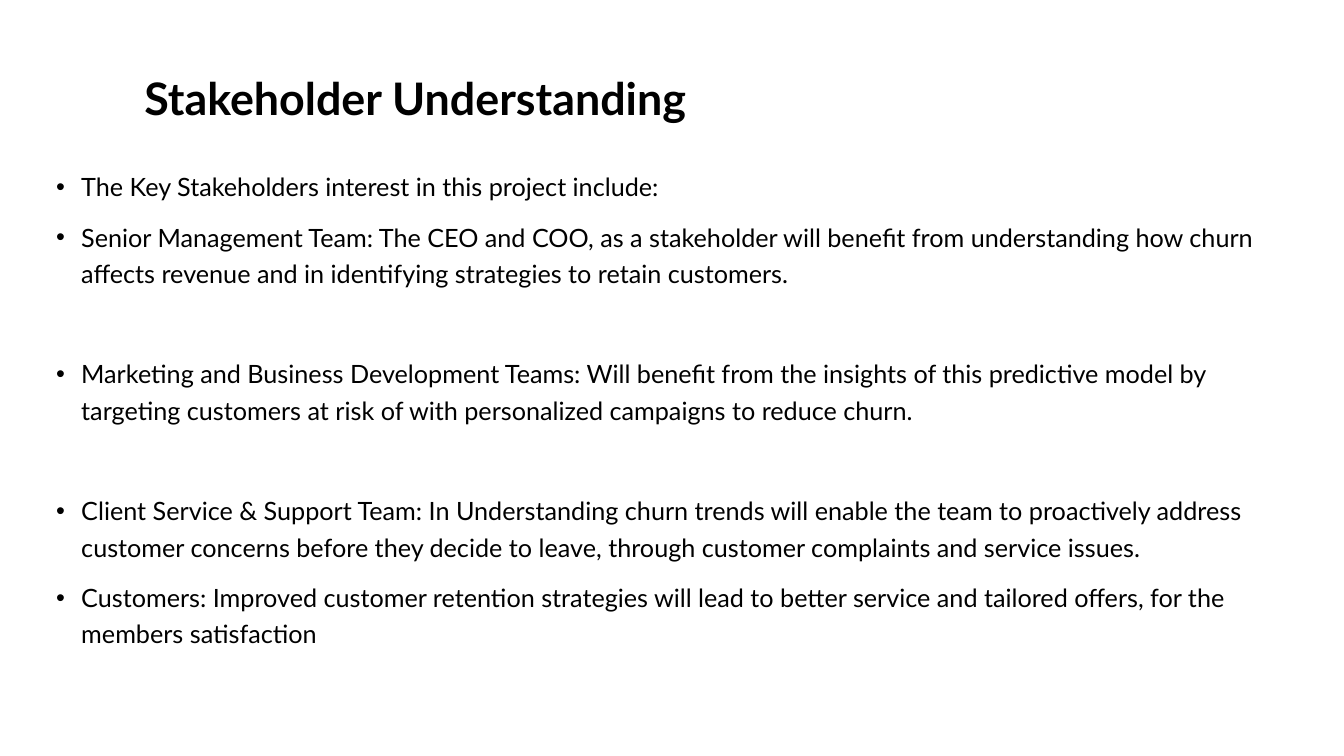
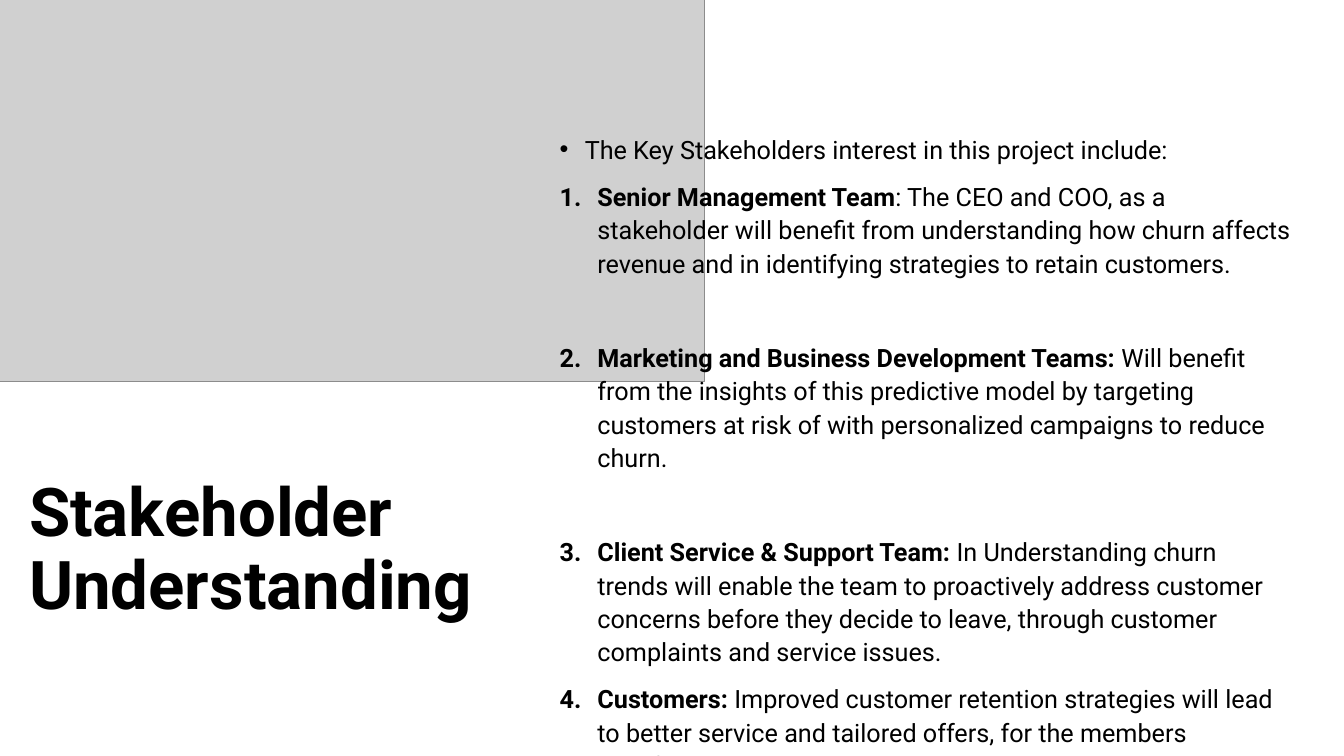
Before and after one commit to DanielKithinji/Phase-3-Data-Science-Project, a slide deck: slide 4 of Customer Churn rate Prediction Model for SyriaTel Company.pptx (slide 3 before the commit). Drawn at 1344x756 pixels with LibreOffice and Linux fonts; fonts in the diff are those of the drawing; grey boxes stand for pictures. Boxes give left, top, right and bottom in pixels: in the first picture for what was removed or moved away, otherwise in the second. Text is boxed around its words. In the diff, an @@ line names an element or a change of style, - is before the commit and + after.

```diff
--- a/Customer Churn rate Prediction Model for SyriaTel Company.pptx
+++ b/Customer Churn rate Prediction Model for SyriaTel Company.pptx
@@ picture added at [0, 0, 705, 381] @@
@@ text "The Key Stakeholders interest in ...": place and size @@
-text "The Key Stakeholders interest in ..." at [81, 177, 1252, 644]
+text "The Key Stakeholders interest in ..." at [585, 136, 1291, 746]
@@ text "The Key Stakeholders interest in ..." at [585, 136, 1291, 746]: font Lato to Roboto; bold on in "Senior Management Team:", "Marketing and Business Development Teams:", "Client Service & Support Team:", "Customers:"; line spacing 1.2 to 1.1; bullet • to 1. @@
@@ title "Stakeholder Understanding": place and size @@
-title "Stakeholder Understanding" at [144, 81, 686, 123]
+title "Stakeholder Understanding" at [29, 485, 472, 623]
@@ title "Stakeholder Understanding" at [29, 485, 472, 623]: size 32 to 48 pt, font Lato to Roboto; vertical alignment bottom to middle @@
```
Also in this commit, not shown: 6 other slides changed, 7 slides added, 3 other files.
